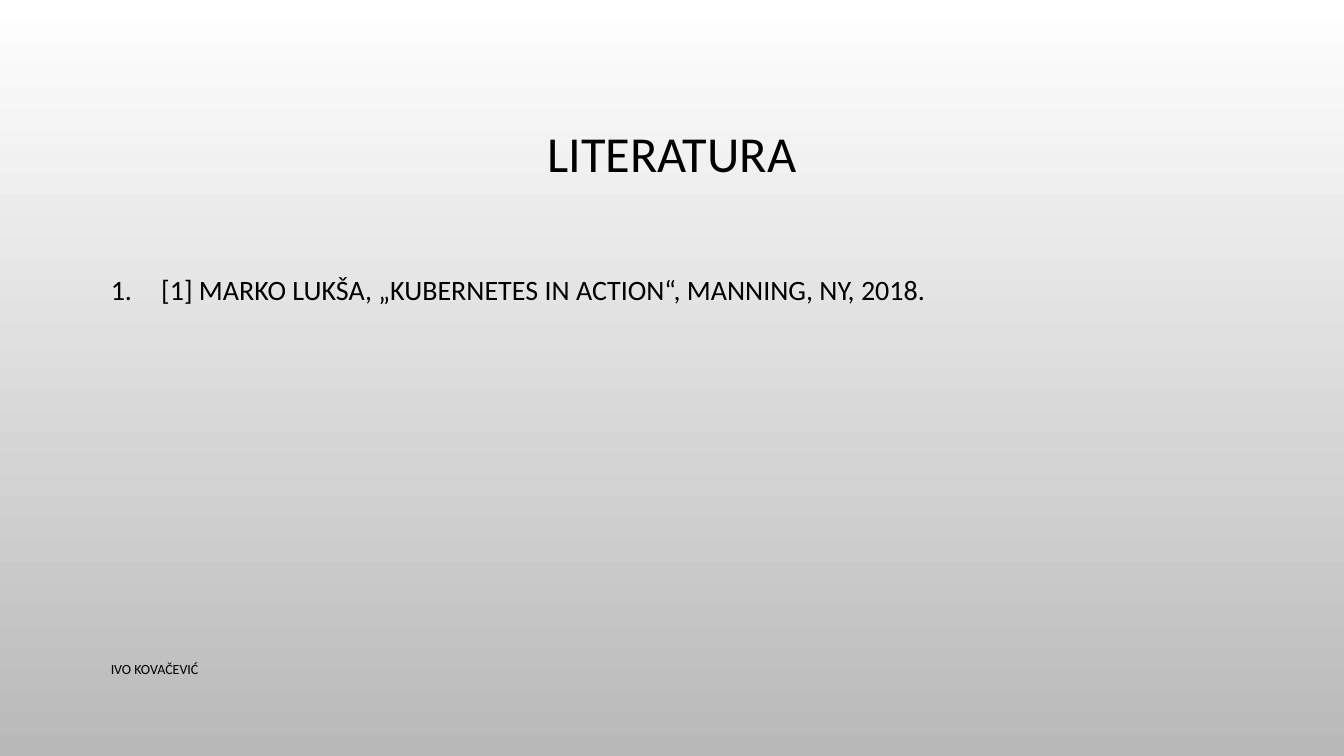
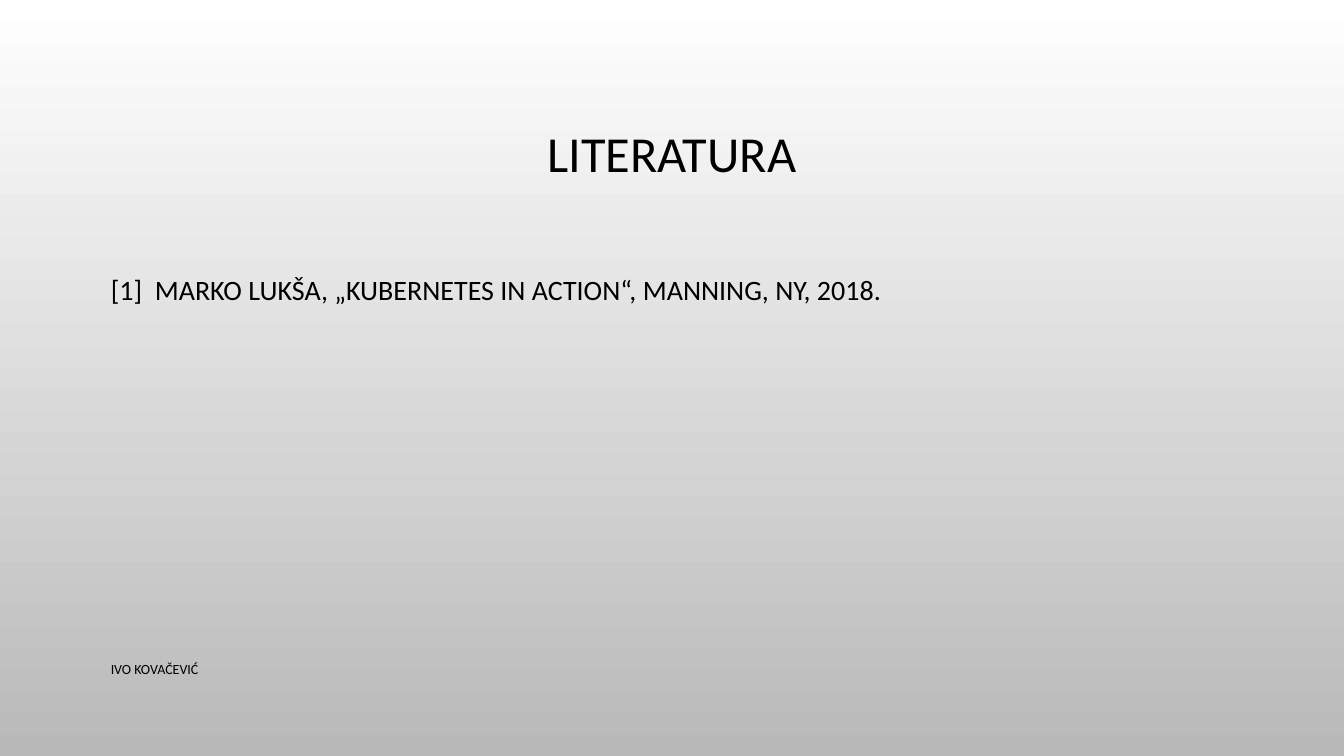
Before and after one commit to ikovac/diplomski, a slide deck: slide 13 of diplomski.pptx. Drawn at 1344x756 pixels with LibreOffice and Linux fonts; fonts in the diff are those of the drawing; background and template pictures are left out. Boxes give left, top, right and bottom in pixels: in the first picture for what was removed or moved away, otherwise in the second. Text is boxed around its words. In the diff, an @@ line names an element or a change of style, - is before the commit and + after.

```diff
--- a/diplomski.pptx
+++ b/diplomski.pptx
@@ text "[1] MARKO LUKŠA, „KUBERNETES IN ..." at (111,277,881,304): bullet 1. to none @@
```
Also in this commit, not shown: 2 other files.
